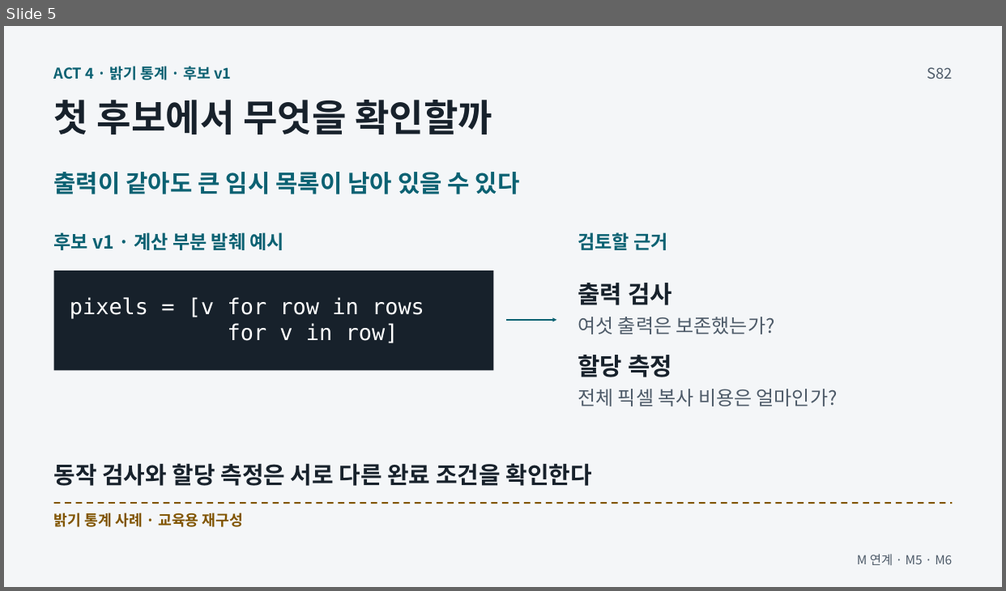
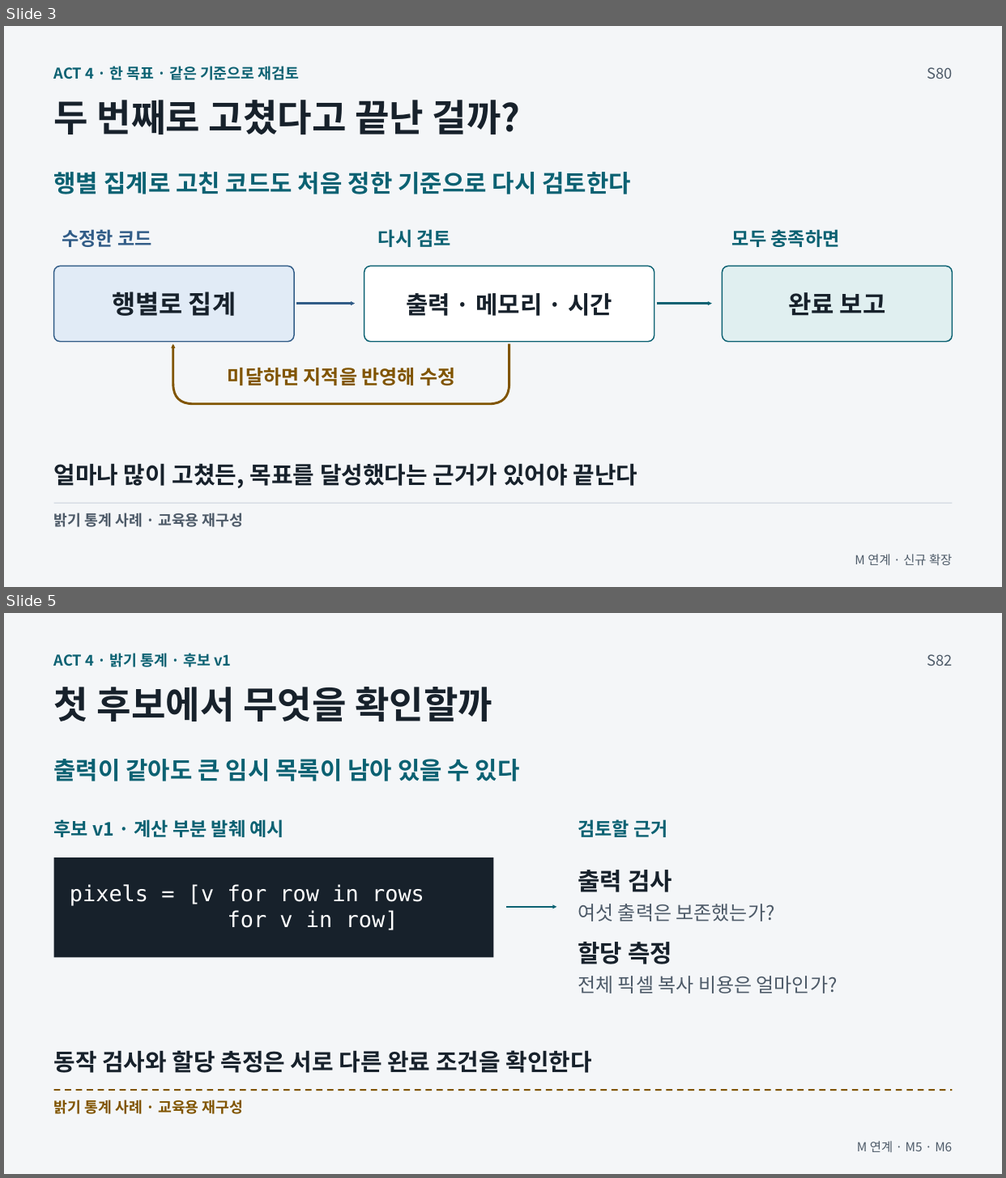
Before and after one commit to GideokKim/ai-dev-training, a slide deck: production/ACT_4.pptx. Shown one above the other, each under a label of ours: slide 5 before the commit, slides 3 and 5 after it; the slides between them are not shown. The pictures are 1006x591 and 1006x1178 pixels, drawn with LibreOffice and Linux fonts; fonts in the diff are those of the drawing. Boxes give left, top, right and bottom in pixels: in the first picture for what was removed or moved away, otherwise in the second. Text is boxed around its words. In the diff, an @@ line names an element or a change of style, - is before the commit and + after.

```diff
--- a/production/ACT_4.pptx
+++ b/production/ACT_4.pptx
@@ slide 3 added at (4, 26, 1002, 587), background #F4F6F8 @@
@@ text added at (54, 66, 300, 80), 14.2 pt, text #0B6172, bold @@
+ACT 4 · 한 목표 · 같은 기준으로 재검토
@@ text added at (927, 67, 952, 79), 14.2 pt, text #4D5A68 @@
+S80
@@ text added at (54, 100, 521, 135), 36 pt, text #17212B, bold @@
+두 번째로 고쳤다고 끝난 걸까?
@@ text added at (54, 172, 631, 194), 23.2 pt, text #0B6172, bold @@
+행별 집계로 고친 코드도 처음 정한 기준으로 다시 검토한다
@@ text added at (62, 229, 152, 247), 18 pt, text #315C87, bold @@
+수정한 코드
@@ text added at (378, 229, 452, 247), 18 pt, text #0B6172, bold @@
+다시 검토
@@ text added at (732, 229, 840, 247), 18 pt, text #0B6172, bold @@
+모두 충족하면
@@ rounded rectangle added at (54, 267, 295, 342), fill #E1EBF6, outline #315C87 1.13 pt @@
@@ rounded rectangle added at (364, 267, 654, 342), fill #FFFFFF, outline #0B6172 1.13 pt @@
@@ rounded rectangle added at (722, 267, 952, 342), fill #E0EFF0, outline #0B6172 1.13 pt @@
@@ text added at (112, 292, 236, 316), 24.8 pt, text #17212B, bold @@
+행별로 집계
@@ text added at (788, 292, 886, 316), 24 pt, text #17212B, bold @@
+완료 보고
@@ arrow added from (296, 304) to (355, 304), #315C87 1.88 pt @@
@@ text added at (406, 293, 612, 316), 23.2 pt, text #17212B, bold @@
+출력 · 메모리 · 시간
@@ arrow added from (657, 304) to (712, 304), #0B6172 1.88 pt @@
@@ freeform shape added at (173, 344, 509, 405), outline #805400 2.25 pt @@
@@ arrow added from (173, 365) to (173, 344), #805400 1.88 pt @@
@@ text added at (228, 368, 455, 386), 18.8 pt, text #805400, bold @@
+미달하면 지적을 반영해 수정
@@ text added at (54, 463, 637, 489), 22.5 pt, text #17212B, bold @@
+얼마나 많이 고쳤든, 목표를 달성했다는 근거가 있어야 끝난다
@@ line added from (54, 504) to (953, 504), #C7D0DA 0.75 pt @@
@@ text added at (54, 513, 244, 527), 14.2 pt, text #4D5A68, bold @@
+밝기 통계 사례 · 교육용 재구성
@@ text added at (854, 554, 952, 565), 12 pt, text #4D5A68 @@
+M 연계 · 신규 확장
```
Also in this commit, not shown: 4 slides changed, 2 other slides added, 3 slides removed, 47 other files.
